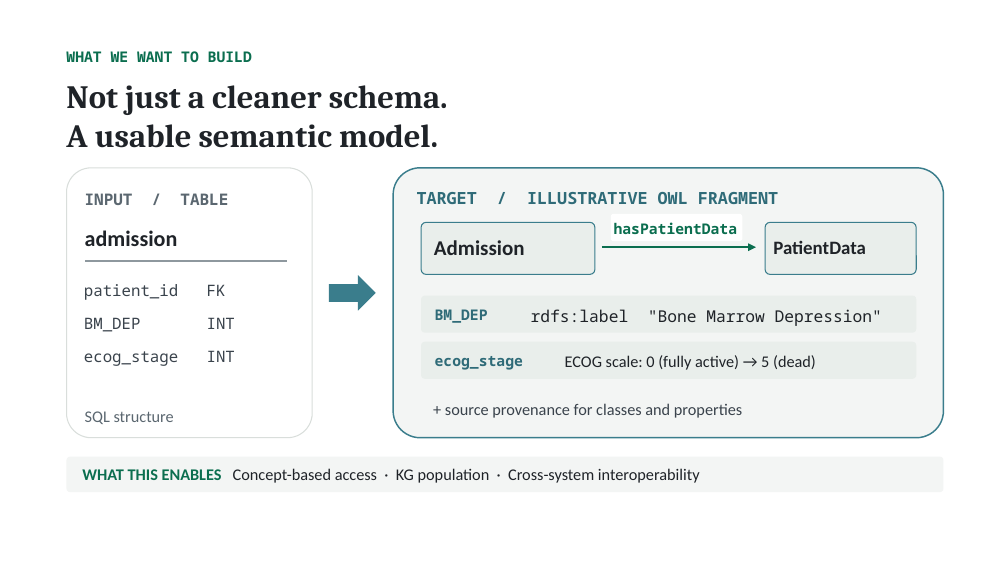
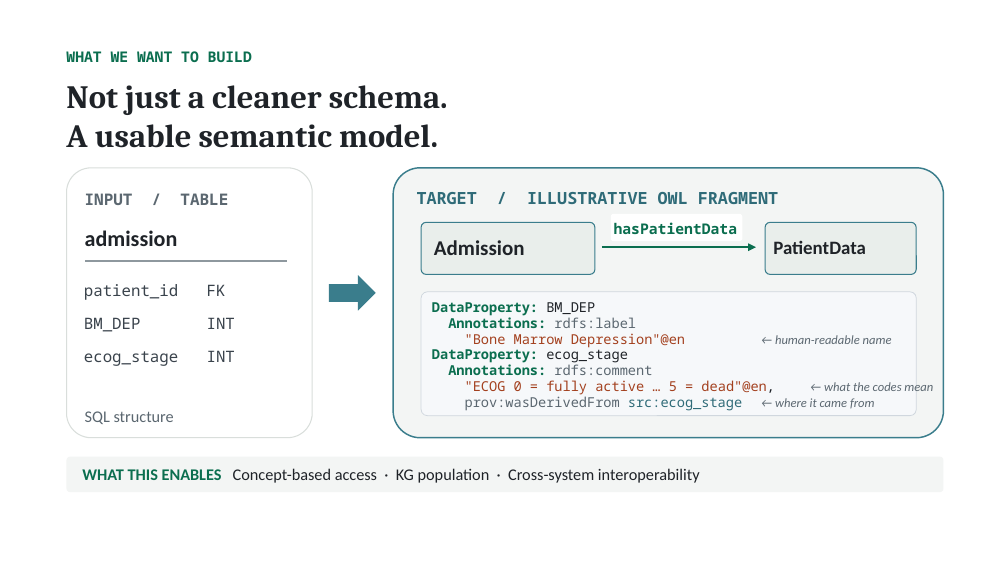
Before and after one commit to NadeenAhmad/rigor_private, a slide deck: slide 3 of presentation/RIGOR_ISWC2026.pptx. Drawn at 1008x567 pixels with LibreOffice and Linux fonts; fonts in the diff are those of the drawing. Boxes give left, top, right and bottom in pixels: in the first picture for what was removed or moved away, otherwise in the second. Text is boxed around its words. In the diff, an @@ line names an element or a change of style, - is before the commit and + after.

```diff
--- a/presentation/RIGOR_ISWC2026.pptx
+++ b/presentation/RIGOR_ISWC2026.pptx
@@ rounded rectangle removed at bbox=[421, 296, 917, 333] @@
@@ rounded rectangle added at bbox=[421, 292, 917, 416], fill #F6F8FA, outline #D0D7DE 0.75 pt, 13 pt, text #5B6770 @@
+DataProperty: BM_DEP
+Annotations: rdfs:label
+"Bone Marrow Depression"@en ← human-readable name
+DataProperty: ecog_stage
+Annotations: rdfs:comment
+"ECOG 0 = fully active … 5 = dead"@en, ← what the codes mean
+prov:wasDerivedFrom src:ecog_stage ← where it came from
@@ text removed at bbox=[435, 309, 488, 323] @@
-BM_DEP
@@ text removed at bbox=[531, 309, 882, 326] @@
-rdfs:label "Bone Marrow Depression"
@@ rounded rectangle removed at bbox=[421, 342, 917, 379] @@
@@ text removed at bbox=[435, 356, 523, 370] @@
-ecog_stage
@@ text removed at bbox=[565, 355, 816, 370] @@
-ECOG scale: 0 (fully active) → 5 (dead)
@@ text removed at bbox=[445, 403, 742, 418] @@
-+ source provenance for classes and properties
```
Also in this commit, not shown: 3 other slides changed, 13 other files.
